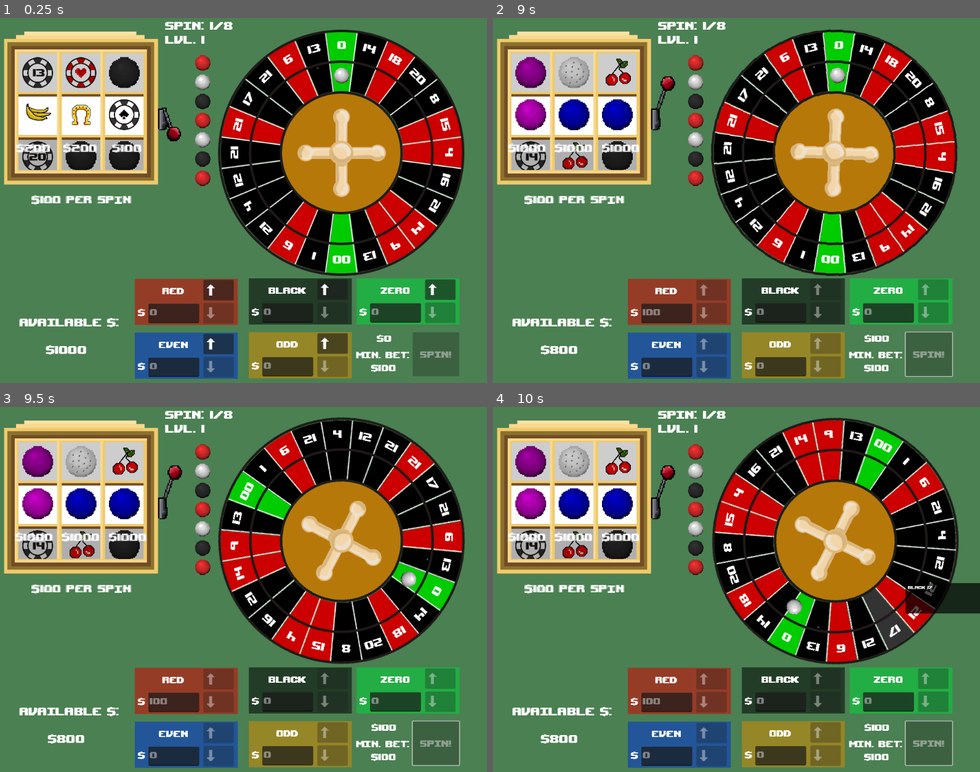
Above: before the commit, frames 1-4 (two rows, left to right).
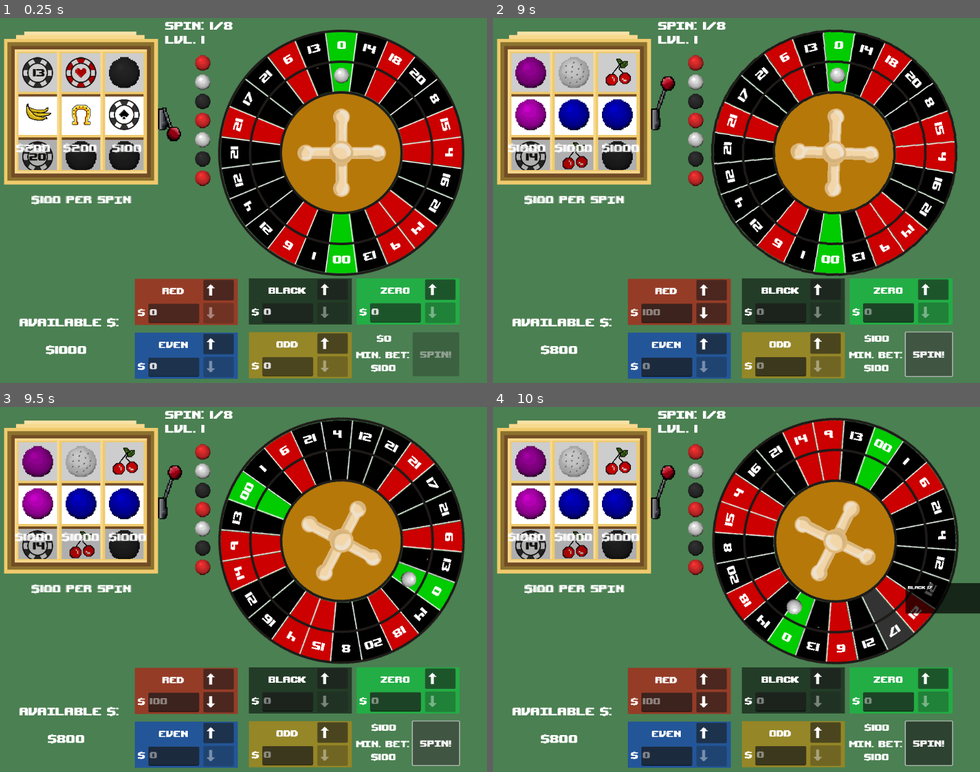
Above: after the commit, the same moments.

Repository: RossRKK/gmtk-game-jam-2025
Game: Godot game, scene res://scenes/roulette_scene.tscn
Same seed, same stepped clock (60 frames per second), same inputs: the game is played once before the commit and once after it. Sound files missing from this copy of the repository are replaced by a short silence.
Inputs (mouse positions are in pixels of both pictures, inside the frame that each line leads up to):
- Up to frame 1 (0.25 s): no input
- Up to frame 2 (9 s): click (663, 105) at 0.5 s; click (697, 178) at 1.27 s; click (697, 160) at 2.02 s; click (697, 138) at 2.77 s; click (697, 120) at 3.52 s; click (663, 105) at 4.25 s; click (697, 101) at 5.02 s; click (697, 83) at 5.77 s; click (697, 61) at 6.52 s; click (833, 76) at 7.27 s; click (712, 291) at 8.02 s; click "Spin!" at 8.75 s
- Up to frame 3 (9.5 s): no input
- Up to frame 4 (10 s): click (902, 578) at 9.52 s

The runs differ from the first frame. In frame 1, 0.1% of the frame differs, in the area x 30-78%, y 79-97%; in frame 2, 1.8%; in frame 3, 1.8%; in frame 4, 2.8%, in the area x 41-95%, y 71-98%.

Commit message:
Typable bets

Diff:
--- a/scenes/bet_space.tscn
+++ b/scenes/bet_space.tscn
@@ -59,7 +59,7 @@
 offset_right = 167.0
 offset_bottom = 115.0
 theme = ExtResource("2_1vpie")
-editable = false
+text = "0"
 
 [connection signal="pressed" from="Down" to="." method="decrease_bet"]
 [connection signal="pressed" from="Up" to="." method="increase_bet"]
--- a/scripts/bet_zone.gd
+++ b/scripts/bet_zone.gd
@@ -53,9 +53,10 @@
 
 	game.event_bus.spin_complete.connect(unlock)
 
-# Called every frame. 'delta' is the elapsed time since the previous frame.
 func _process(delta: float) -> void:
-	pass
+	bet.bet_amount = int(bet_text.text)
+	bet_updated.emit(bet)
+
 
 static func toggle_button(button: Button, enabled: bool):
 	if enabled:
@@ -74,7 +75,7 @@
 func unlock() -> void:
 	toggle_button($Down, true)
 	toggle_button($Up, true)
-	bet_text.editable = false
+	bet_text.editable = true
 
 func set_button_state() -> void:
 	toggle_button($Down, true)
Not shown, changed: build/web/Archive.zip
Not shown, changed: build/web/index.html
Not shown, changed: build/web/index.pck
